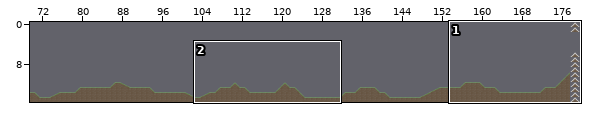
A Tiled map gets an edit: Content/LevelDesignTwo.tmx. The picture above shows the old version from afar; the outline marks the close-up.
Close-up. Old version:
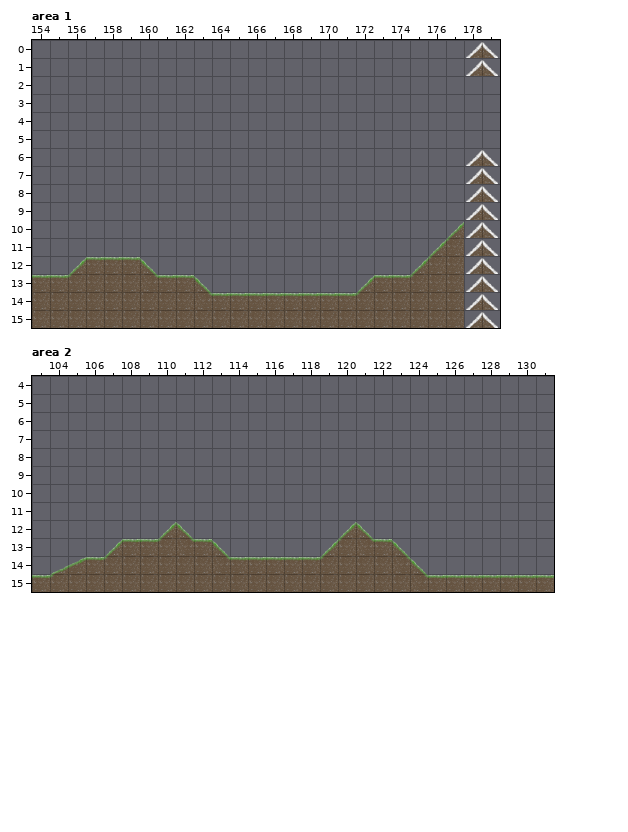
Cells are 64x64 px. Shown: area 1 x 154..179, y 0..15; area 2 x 103..131, y 4..15. The commit also changed other parts of the map, which this record leaves out.
The same view after the edit:
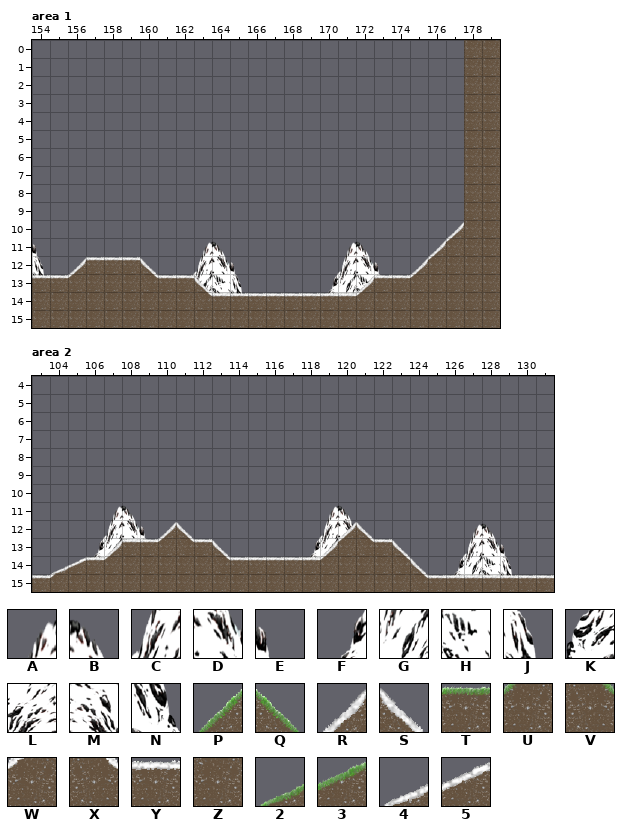
Key: from "mountain": A 33, B 34, C 41, D 42, E 43, F 48, G 49, H 50, J 51, K 56, L 57, M 58, N 59; from "tilesheet": P 1, Q 2, R 3, S 4, T 6, U 7, V 8, W 9, X 10, Y 11, Z 12, 2 13, 3 14, 4 19, 5 20.
_ is an empty cell, . an unchanged one.
The edit:
--- layer "Tile BG", area 1
@@ x 154..173 @@
-11 _........__......__.
-12 _........___.....___
-13 _.......____....____
-14 .........___....___.
+11 E........AB......AB.
+12 J........CDE.....CDE
+13 N.......FGHJ....FGHJ
+14 .........LMN....KLM.
--- layer "Tile FG", area 1
@@ x 154..179 @@
- 0 ........................RS
- 1 ........................RS
- 2 ........................__
- 3 ........................__
- 4 ........................__
- 5 ........................__
- 6 ........................RS
- 7 ........................RS
- 8 ........................RS
- 9 ........................RS
-10 .......................PRS
-11 ......................PURS
-12 ..PTTTQ..............PU.RS
-13 TTU...VTTQ........PTTU..RS
-14 .........VTTTTTTTTU.....RS
-15 ........................RS
+ 0 ........................ZZ
+ 1 ........................ZZ
+ 2 ........................ZZ
+ 3 ........................ZZ
+ 4 ........................ZZ
+ 5 ........................ZZ
+ 6 ........................ZZ
+ 7 ........................ZZ
+ 8 ........................ZZ
+ 9 ........................ZZ
+10 .......................RZZ
+11 ......................RWZZ
+12 ..RYYYS..............RW.ZZ
+13 YYW...XYYS........RYYW..ZZ
+14 .........XYYYYYYYYW.....ZZ
+15 ........................ZZ
--- layer "Tile BG", area 2
@@ x 106..129 @@
-11 .__..........__.........
-12 .___.........___.....__.
-13 ____........____.....___
-14 __..........__......____
-15 ....................____
+11 .AB..........AB.........
+12 .CDE.........CDE.....AB.
+13 FGHJ........FGHJ.....CDE
+14 KL..........KL......FGHJ
+15 ....................KLMN
--- layer "Tile FG", area 2
@@ x 103..131 @@
-12 .......PQ........PQ..........
-13 ....PTTUVTQ.....PUVTQ........
-14 .23TU.....VTTTTTU...VQ.......
-15 TU...................VTTTTTTT
+12 .......RS........RS..........
+13 ....RYYWXYS.....RWXYS........
+14 .45YW.....XYYYYYW...XS.......
+15 YW...................XYYYYYYY
Changed places in both close-ups, as pixel boxes (x1, y1, x2, y2):
changed: (32, 40, 500, 328)
changed: (32, 505, 554, 579)
